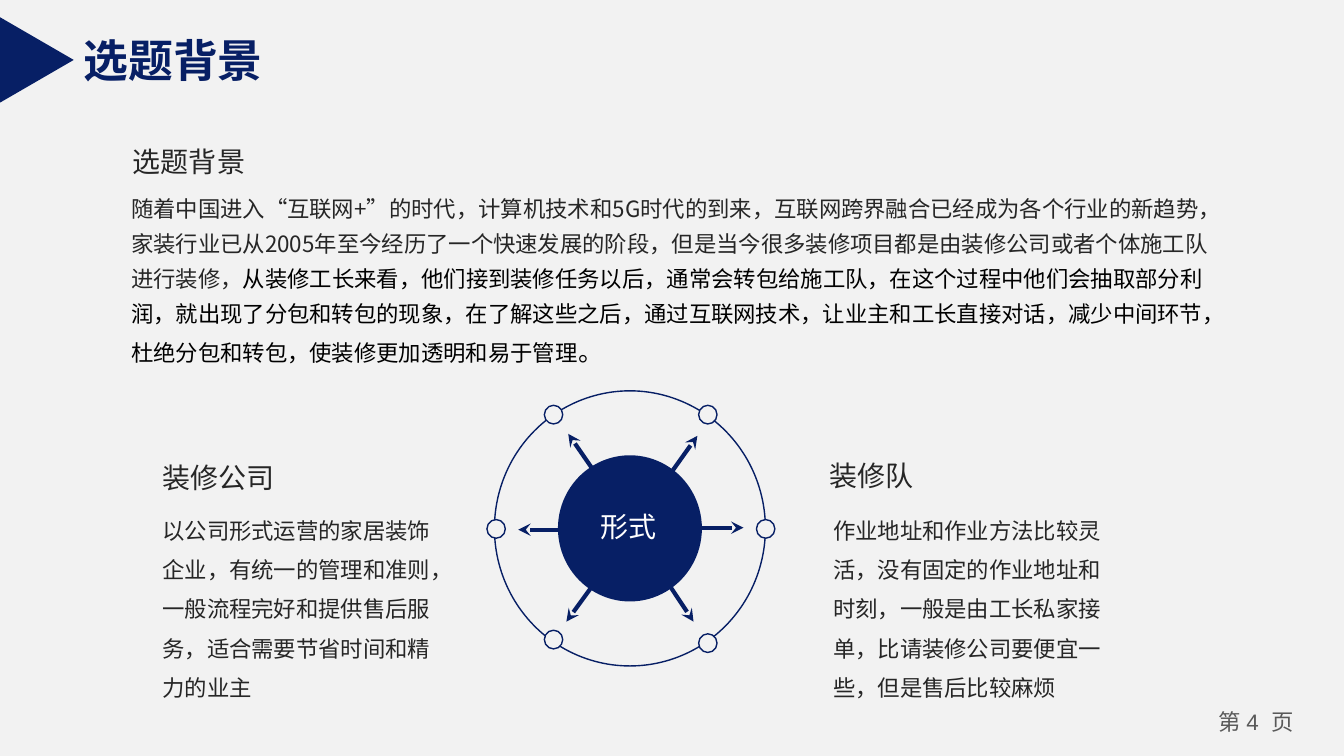
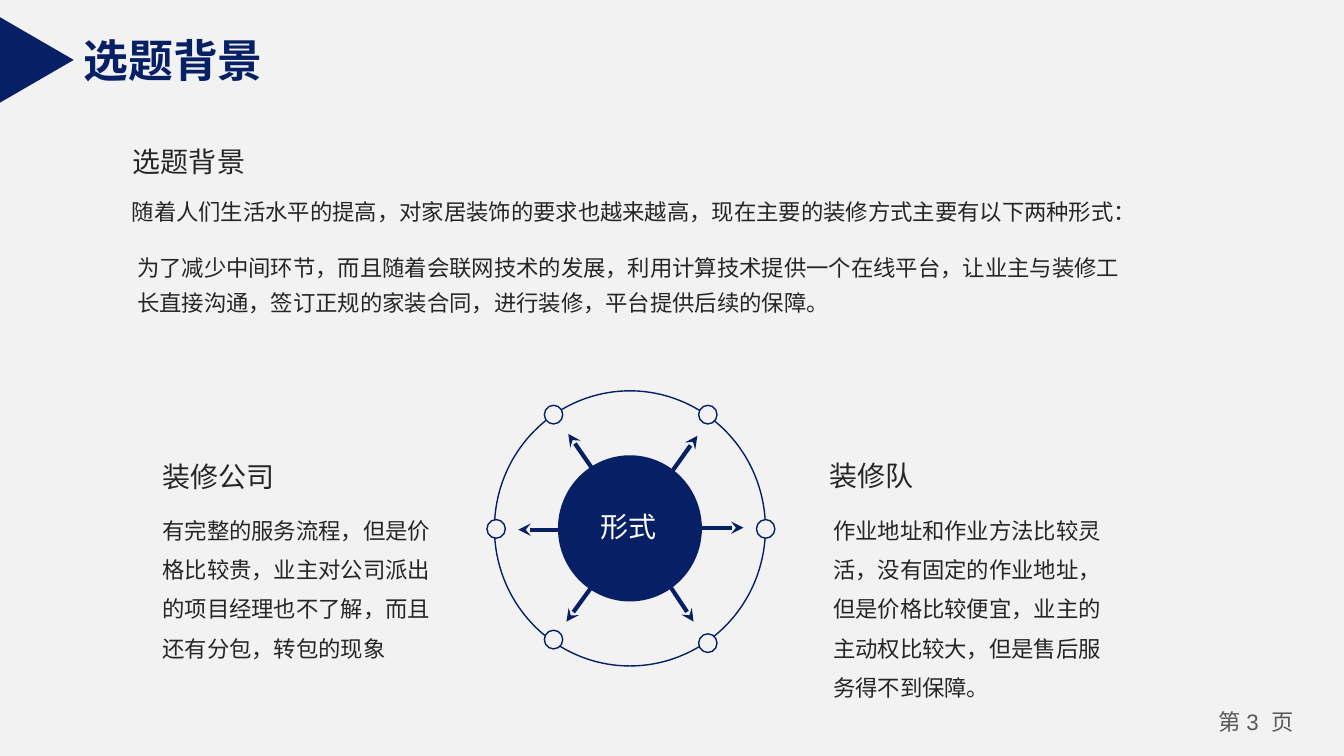
Before and after one commit to 19802358620/Course, a slide deck: slide 3 of 演示ppt/诚信工长装修平台的设计与实现.pptx (slide 4 before the commit). Drawn at 1344x756 pixels with LibreOffice and Linux fonts; fonts in the diff are those of the drawing. Boxes give left, top, right and bottom in pixels: in the first picture for what was removed or moved away, otherwise in the second. Text is boxed around its words. In the diff, an @@ line names an element or a change of style, - is before the commit and + after.

```diff
--- a/演示ppt/诚信工长装修平台的设计与实现.pptx
+++ b/演示ppt/诚信工长装修平台的设计与实现.pptx
@@ text at [132,201,1136,222]: text changed; font Times New Roman to Noto Sans CJK SC; text colour #000000 to #262626 @@
-随着中国进入“互联网+”的时代，计算机技术和5G时代的到来，互联网跨界融合已经成为各个行业的新趋势，家装行业已从2005年至今经历了一个快速发展的阶段，但是当今很多装修项目都是由装修公司或者个体施工队进行装修，从装修工长来看，他们接到装修任务以后，通常会转包给施工队，在这个过程中他们会抽取部分利润，就出现了分包和转包的现象，在了解这些之后，通过互联网技术，让业主和工长直接对话，减少中间环节，杜绝分包和转包，使装修更加透明和易于管理。
+随着人们生活水平的提高，对家居装饰的要求也越来越高，现在主要的装修方式主要有以下两种形式：
@@ text added at [137,257,1119,313], 16 pt, text #262626 @@
+为了减少中间环节，而且随着会联网技术的发展，利用计算技术提供一个在线平台，让业主与装修工长直接沟通，签订正规的家装合同，进行装修，平台提供后续的保障。
@@ text at [162,520,430,659]: text changed @@
-以公司形式运营的家居装饰企业，有统一的管理和准则，一般流程完好和提供售后服务，适合需要节省时间和精力的业主
+有完整的服务流程，但是价格比较贵，业主对公司派出的项目经理也不了解，而且还有分包，转包的现象
@@ text at [833,520,1101,698]: text changed @@
-作业地址和作业方法比较灵活，没有固定的作业地址和时刻，一般是由工长私家接单，比请装修公司要便宜一些，但是售后比较麻烦
+作业地址和作业方法比较灵活，没有固定的作业地址，但是价格比较便宜，业主的主动权比较大，但是售后服务得不到保障。
@@ page number at [1219,711,1293,732]: text changed @@
-第 4 页
+第 3 页
```
Also in this commit, not shown: 4 other slides changed, 1 slide added, 6 slides removed, 33 other files.
